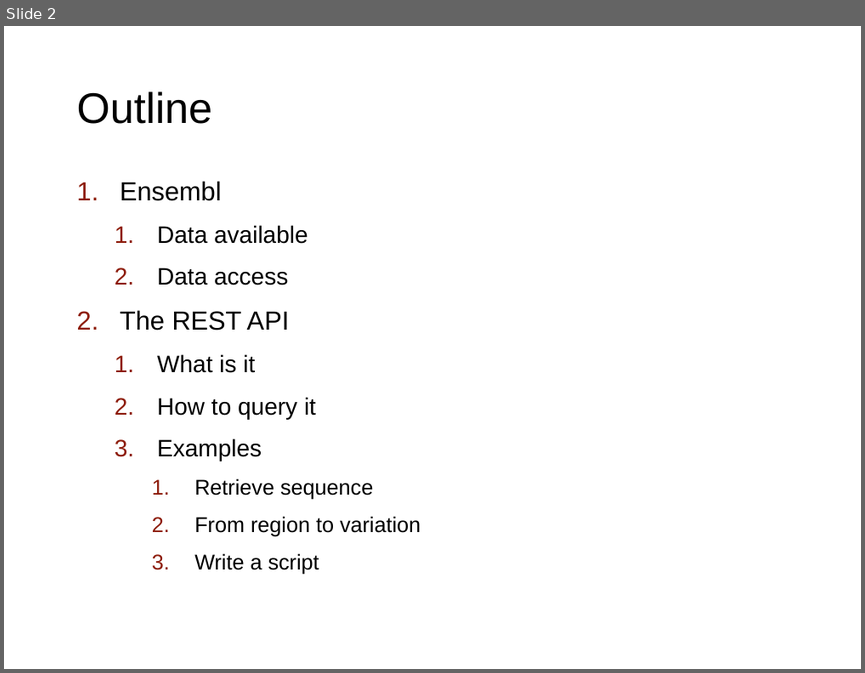
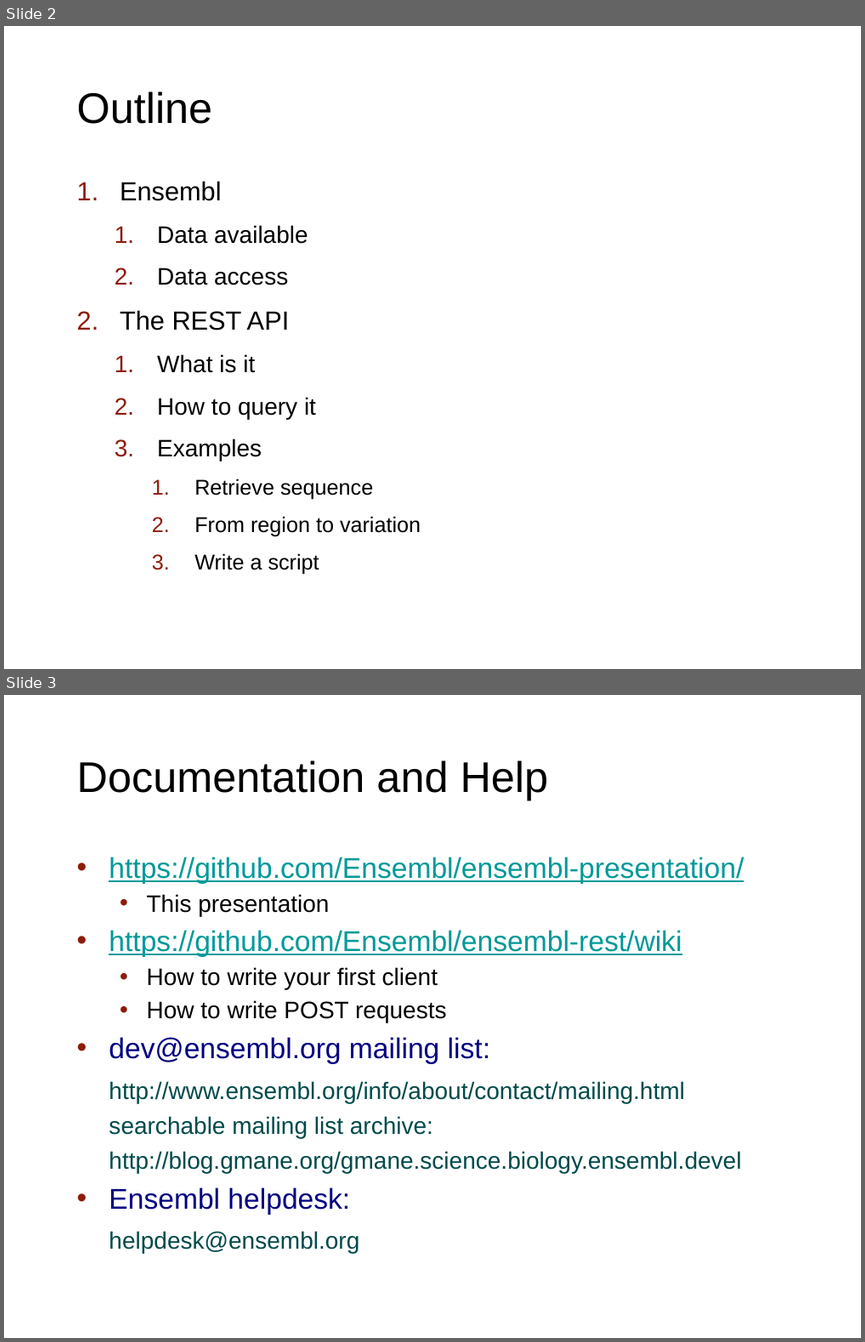
Before and after one commit to Ensembl/ensembl-presentation, a slide deck: API/REST/REST_bitesized.pptx. Shown one above the other, each under a label of ours: slide 2 before the commit, slides 2 and 3 after it. The pictures are 865x673 and 865x1342 pixels, drawn with LibreOffice and Linux fonts; fonts in the diff are those of the drawing; background and template pictures are left out. Boxes give left, top, right and bottom in pixels: in the first picture for what was removed or moved away, otherwise in the second. Text is boxed around its words. In the diff, an @@ line names an element or a change of style, - is before the commit and + after.

```diff
--- a/API/REST/REST_bitesized.pptx
+++ b/API/REST/REST_bitesized.pptx
@@ slide 3 added at <box>4,695,861,1338</box>, background #FFFFFF @@
@@ title added at <box>77,760,549,800</box>, 36 pt, text #000000 @@
+Documentation and Help
@@ text added at <box>109,857,744,1253</box>, 20 pt, text #004A4A @@
+• https://github.com/Ensembl/ensembl-presentation/
+  • This presentation
+• https://github.com/Ensembl/ensembl-rest/wiki
+  • How to write your first client
+  • How to write POST requests
+• dev@ensembl.org mailing list:
+http://www.ensembl.org/info/about/contact/mailing.html
+searchable mailing list archive:
+http://blog.gmane.org/gmane.science.biology.ensembl.devel
+• Ensembl helpdesk:
+helpdesk@ensembl.org
```
Also in this commit, not shown: 1 slide changed, 2 slides removed, 1 other file.
